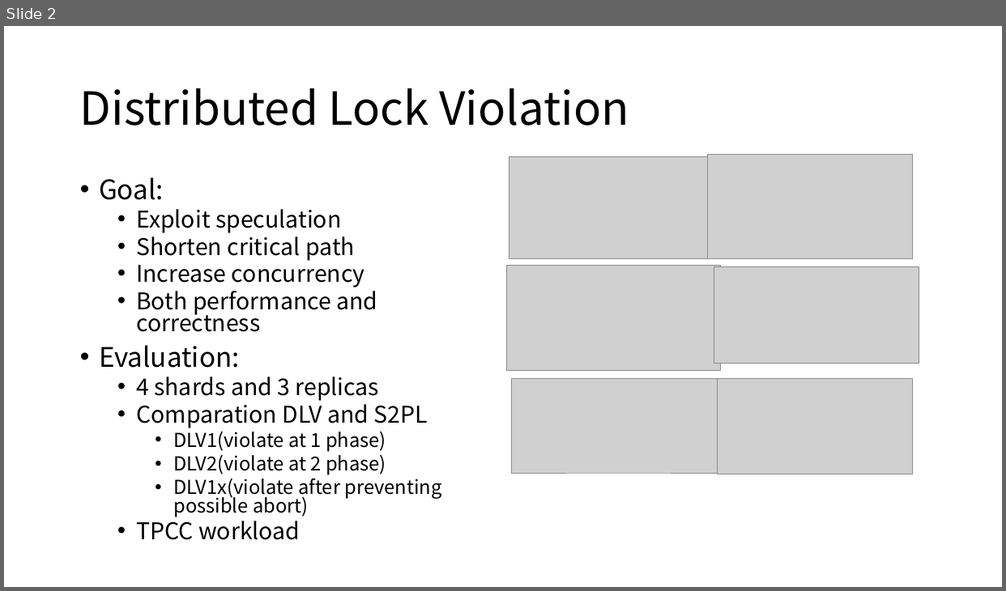
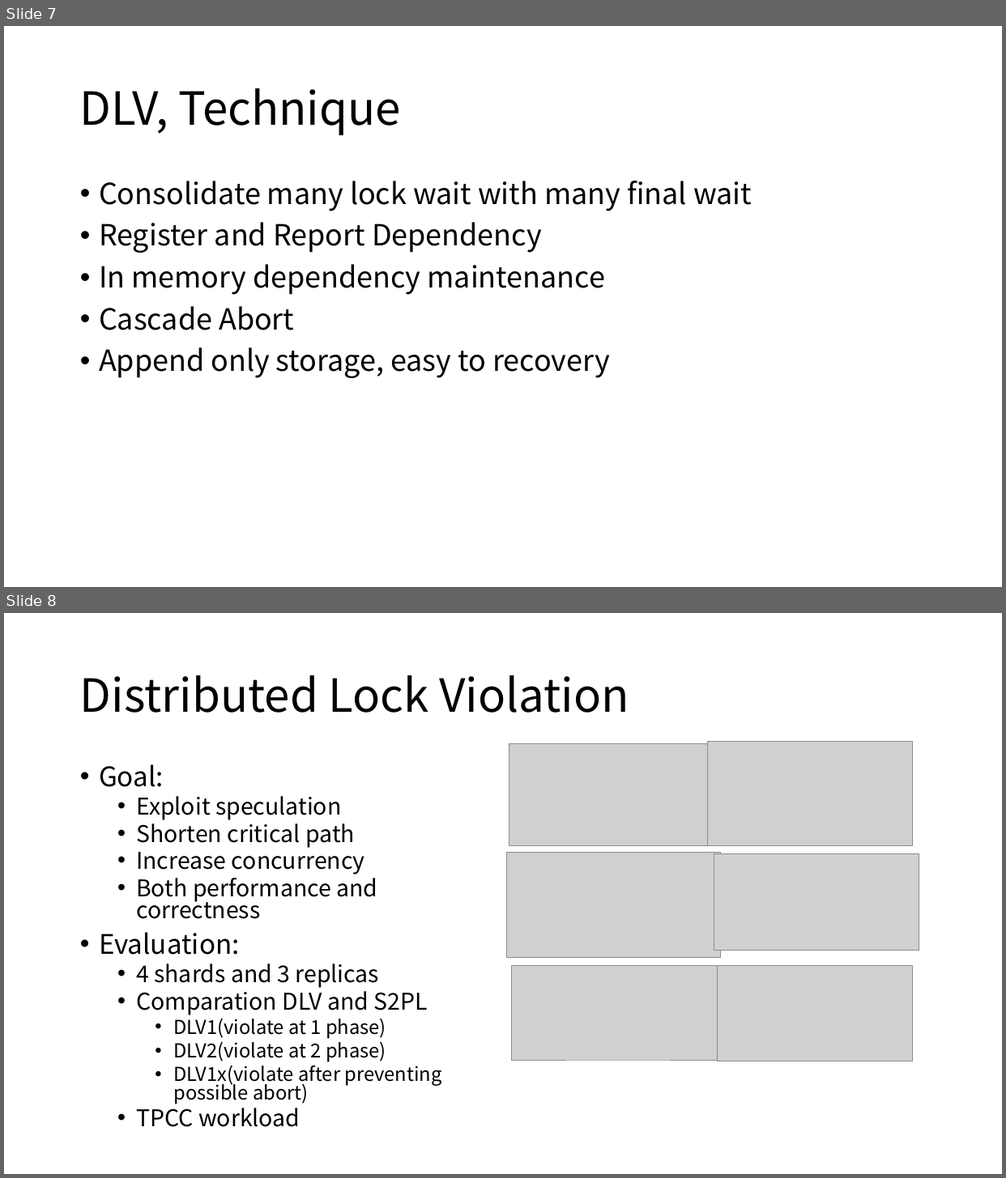
Before and after one commit to ybbh/dlv, a slide deck: figure/DLV.pptx. Shown one above the other, each under a label of ours: slide 2 before the commit, slides 7 and 8 after it. The pictures are 1006x591 and 1006x1178 pixels, drawn with LibreOffice and Linux fonts; fonts in the diff are those of the drawing; grey boxes stand for pictures. Boxes give left, top, right and bottom in pixels: in the first picture for what was removed or moved away, otherwise in the second. Text is boxed around its words. In the diff, an @@ line names an element or a change of style, - is before the commit and + after.

```diff
--- a/figure/DLV.pptx
+++ b/figure/DLV.pptx
@@ slide 7 added at (4, 26, 1002, 587), background #FFFFFF @@
@@ title added at (80, 88, 401, 135), 44 pt, text #000000 @@
+DLV, Technique
@@ text added at (99, 181, 752, 378), 28 pt, text #000000 @@
+• Consolidate many lock wait with many final wait
+• Register and Report Dependency
+• In memory dependency maintenance
+• Cascade Abort
+• Append only storage, easy to recovery
@@ what was slide 2 is now slide 8 @@
```
Also in this commit, not shown: 9 other slides added, 1 slide removed, 2 other files.
